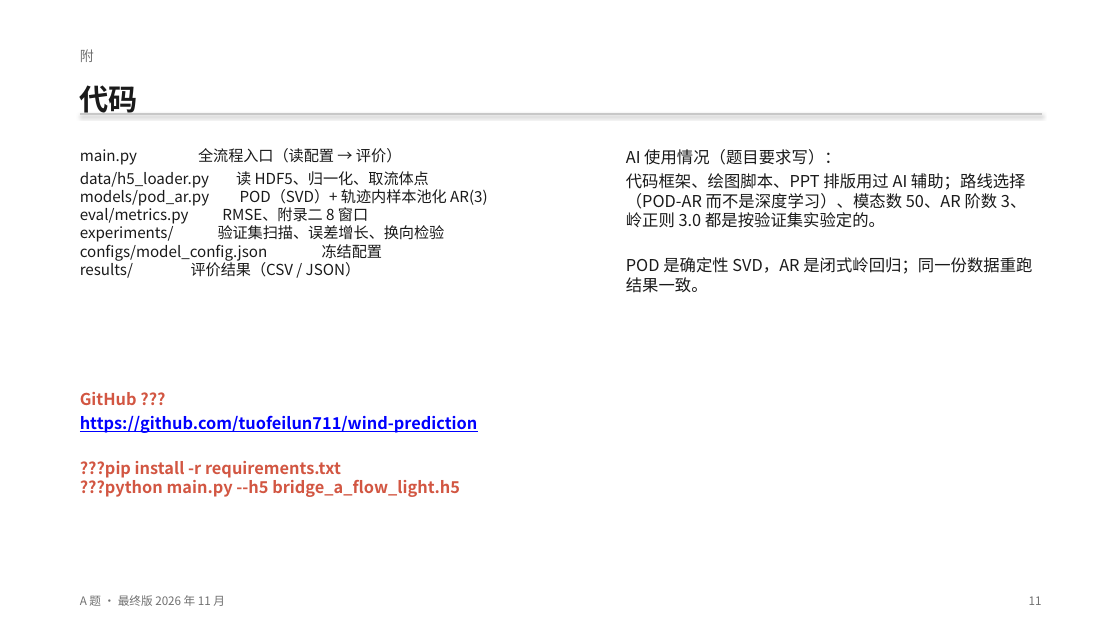
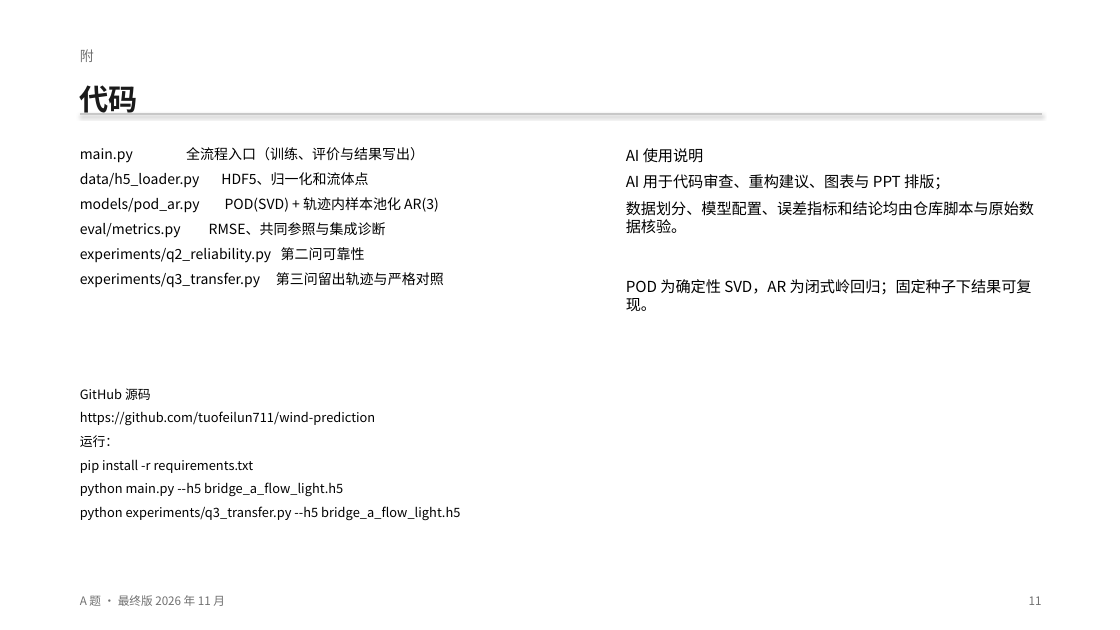
Before and after one commit to tuofeilun711/-A-, a slide deck: slide 11 of deliverables/A题_POD-AR_答辩汇报.pptx. Drawn at 1120x630 pixels with LibreOffice and Linux fonts; fonts in the diff are those of the drawing. Boxes give left, top, right and bottom in pixels: in the first picture for what was removed or moved away, otherwise in the second. Text is boxed around its words. In the diff, an @@ line names an element or a change of style, - is before the commit and + after.

Commit message:
Correct evaluation artifacts and uncertainty analysis
- add per-horizon common-reference output
- execute and report 20-member ensemble reliability
- add a strict forward-only Q3 ablation
- align validation protocol and revise the presentation

```diff
--- a/deliverables/A题_POD-AR_答辩汇报.pptx
+++ b/deliverables/A题_POD-AR_答辩汇报.pptx
@@ text at [80,147,444,288]: text changed; size 13 to 12 pt; text colour #1A1A1A to #000000 @@
-main.py 全流程入口（读配置 → 评价）
-data/h5_loader.py 读 HDF5、归一化、取流体点
-models/pod_ar.py POD（SVD）+ 轨迹内样本池化 AR(3)
-eval/metrics.py RMSE、附录二 8 窗口
-experiments/ 验证集扫描、误差增长、换向检验
-configs/model_config.json 冻结配置
-results/ 评价结果（CSV / JSON）
+main.py 全流程入口（训练、评价与结果写出）
+data/h5_loader.py HDF5、归一化和流体点
+models/pod_ar.py POD(SVD) + 轨迹内样本池化 AR(3)
+eval/metrics.py RMSE、共同参照与集成诊断
+experiments/q2_reliability.py 第二问可靠性
+experiments/q3_transfer.py 第三问留出轨迹与严格对照
@@ text at [626,148,1034,311]: text changed; size 14 to 13 pt; text colour #1A1A1A to #000000 @@
-AI 使用情况（题目要求写）：
-代码框架、绘图脚本、PPT 排版用过 AI 辅助；路线选择（POD-AR 而不是深度学习）、模态数 50、AR 阶数 3、岭正则 3.0 都是按验证集实验定的。
-POD 是确定性 SVD，AR 是闭式岭回归；同一份数据重跑结果一致。
+AI 使用说明
+AI 用于代码审查、重构建议、图表与 PPT 排版；
+数据划分、模型配置、误差指标和结论均由仓库脚本与原始数据核验。
+POD 为确定性 SVD，AR 为闭式岭回归；固定种子下结果可复现。
@@ text at [80,388,151,400]: text changed; size 14 to 11 pt; text colour #D25642 to #000000; bold off @@
-GitHub ???
+GitHub 源码
@@ text at [80,411,376,425]: size 14 to 11 pt, text colour #0000FF to #000000, bold off, underline off in "https://github.com/tuofeilun711/wind-prediction"; more space between paragraphs @@
@@ text at [80,435,460,521]: text changed; size 14 to 11 pt; text colour #D25642 to #000000; bold off @@
-???pip install -r requirements.txt
-???python main.py --h5 bridge_a_flow_light.h5
+运行：
+pip install -r requirements.txt
+python main.py --h5 bridge_a_flow_light.h5
+python experiments/q3_transfer.py --h5 bridge_a_flow_light.h5
```
Also in this commit, not shown: 6 other slides changed, 23 other files.
